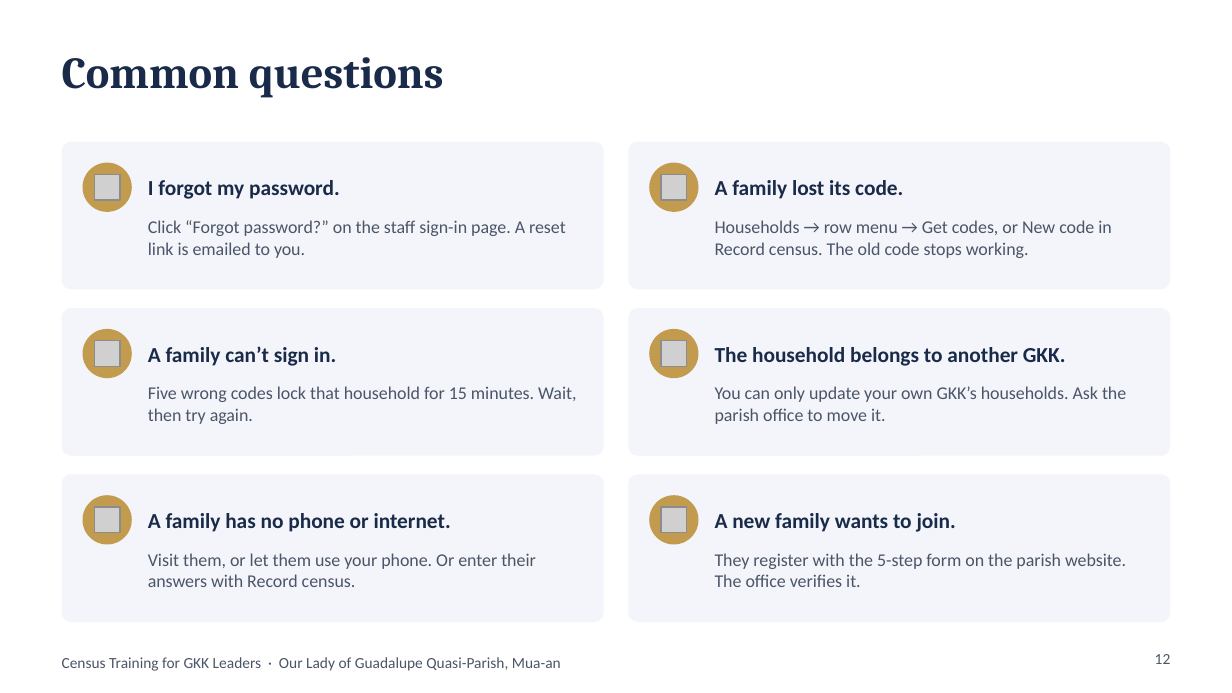
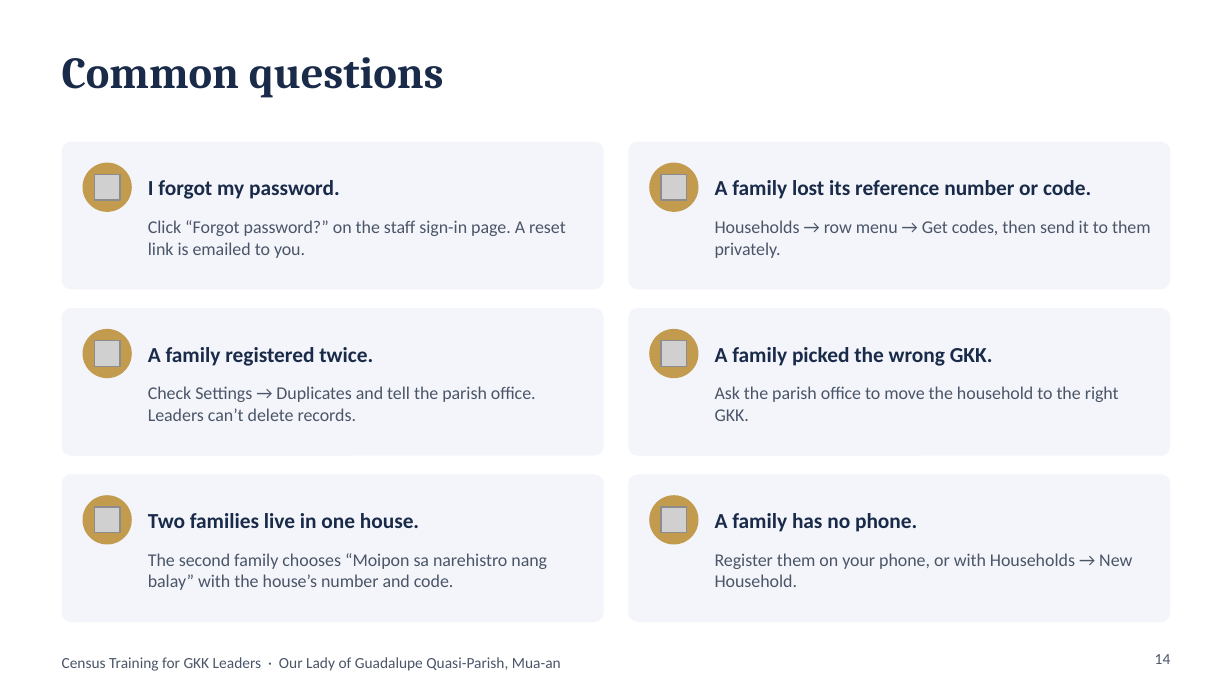
Before and after one commit to DaveenDev/parish-members-registry, a slide deck: slide 14 of docs/GKK-Leaders-Census-Training.pptx (slide 12 before the commit). Drawn at 1232x693 pixels with LibreOffice and Linux fonts; fonts in the diff are those of the drawing; grey boxes stand for pictures. Boxes give left, top, right and bottom in pixels: in the first picture for what was removed or moved away, otherwise in the second. Text is boxed around its words. In the diff, an @@ line names an element or a change of style, - is before the commit and + after.

```diff
--- a/docs/GKK-Leaders-Census-Training.pptx
+++ b/docs/GKK-Leaders-Census-Training.pptx
@@ text at (x1=715, y1=180, x2=1091, y2=199): text changed @@
-A family lost its code.
+A family lost its reference number or code.
@@ text at (x1=715, y1=220, x2=1151, y2=258): text changed @@
-Households → row menu → Get codes, or New code in Record census. The old code stops working.
+Households → row menu → Get codes, then send it to them privately.
@@ text at (x1=148, y1=347, x2=373, y2=366): text changed @@
-A family can’t sign in.
+A family registered twice.
@@ text at (x1=715, y1=347, x2=993, y2=366): text changed @@
-The household belongs to another GKK.
+A family picked the wrong GKK.
@@ text at (x1=148, y1=386, x2=536, y2=421): text changed @@
-Five wrong codes lock that household for 15 minutes. Wait, then try again.
+Check Settings → Duplicates and tell the parish office. Leaders can’t delete records.
@@ text at (x1=715, y1=386, x2=1119, y2=421): text changed @@
-You can only update your own GKK’s households. Ask the parish office to move it.
+Ask the parish office to move the household to the right GKK.
@@ text at (x1=148, y1=513, x2=419, y2=528): text changed @@
-A family has no phone or internet.
+Two families live in one house.
@@ text at (x1=715, y1=513, x2=917, y2=532): text changed @@
-A new family wants to join.
+A family has no phone.
@@ text at (x1=148, y1=553, x2=547, y2=590): text changed @@
-Visit them, or let them use your phone. Or enter their answers with Record census.
+The second family chooses “Moipon sa narehistro nang balay” with the house’s number and code.
@@ text at (x1=715, y1=553, x2=1132, y2=587): text changed @@
-They register with the 5-step form on the parish website. The office verifies it.
+Register them on your phone, or with Households → New Household.
@@ page number at (x1=1155, y1=654, x2=1171, y2=664): text changed @@
-12
+14
```
Also in this commit, not shown: 9 other slides changed, 5 slides added, 3 slides removed.
